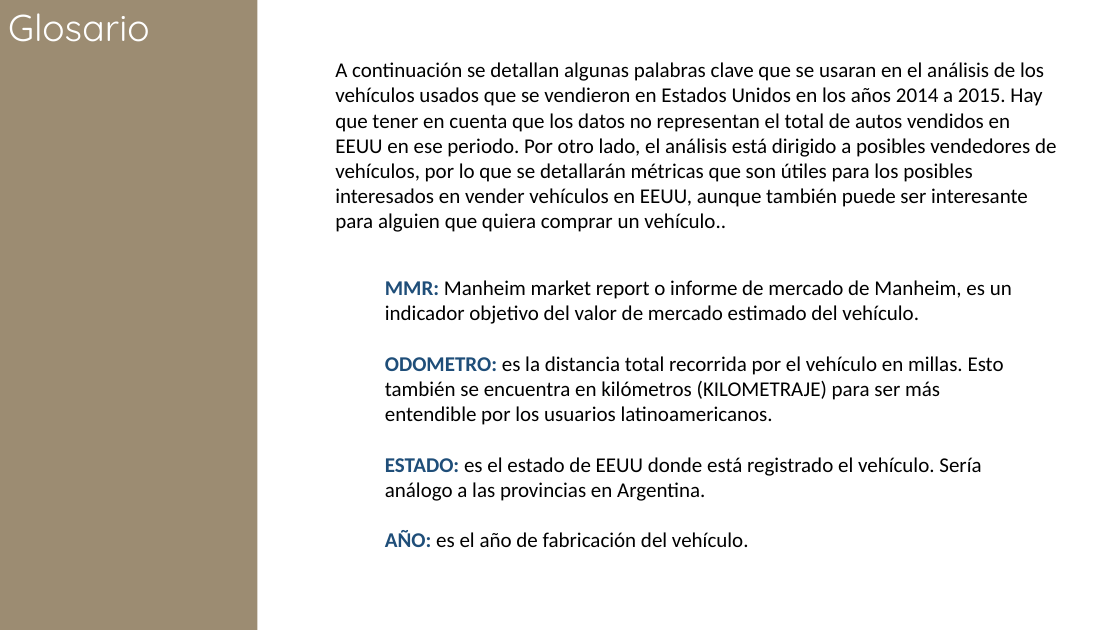
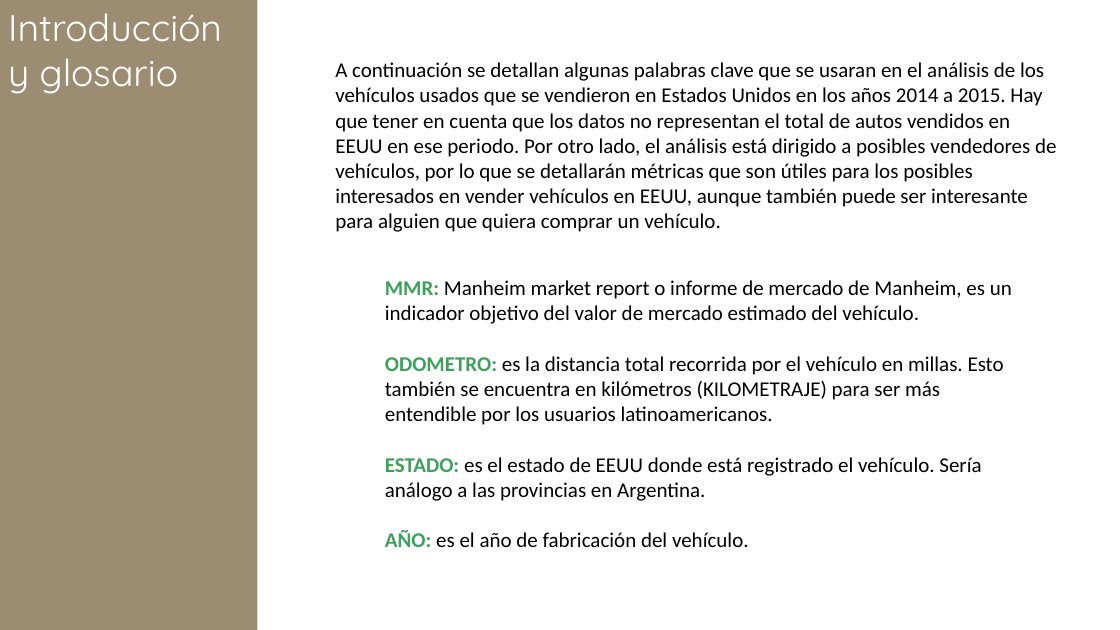
Before and after one commit to chumagram/vehicle-set-data, a slide deck: slide 2 of plantillas.pptx. Drawn at 1120x630 pixels with LibreOffice and Linux fonts; fonts in the diff are those of the drawing. Boxes give left, top, right and bottom in pixels: in the first picture for what was removed or moved away, otherwise in the second. Text is boxed around its words. In the diff, an @@ line names an element or a change of style, - is before the commit and + after.

```diff
--- a/plantillas.pptx
+++ b/plantillas.pptx
@@ text in rectangle at (x1=8, y1=13, x2=222, y2=94): text changed @@
-Glosario
+Introducción y glosario
@@ text at (x1=335, y1=62, x2=1056, y2=232): text changed @@
-A continuación se detallan algunas palabras clave que se usaran en el análisis de los vehículos usados que se vendieron en Estados Unidos en los años 2014 a 2015. Hay que tener en cuenta que los datos no representan el total de autos vendidos en EEUU en ese periodo. Por otro lado, el análisis está dirigido a posibles vendedores de vehículos, por lo que se detallarán métricas que son útiles para los posibles interesados en vender vehículos en EEUU, aunque también puede ser interesante para alguien que quiera comprar un vehículo..
+A continuación se detallan algunas palabras clave que se usaran en el análisis de los vehículos usados que se vendieron en Estados Unidos en los años 2014 a 2015. Hay que tener en cuenta que los datos no representan el total de autos vendidos en EEUU en ese periodo. Por otro lado, el análisis está dirigido a posibles vendedores de vehículos, por lo que se detallarán métricas que son útiles para los posibles interesados en vender vehículos en EEUU, aunque también puede ser interesante para alguien que quiera comprar un vehículo.
@@ text "MMR: Manheim market report o ..." at (x1=385, y1=280, x2=1012, y2=547): text colour #1F4E79 to #3DA15C in "MMR:", "ODOMETRO:", "ESTADO:", "AÑO:" @@
```
Also in this commit, not shown: 5 other slides changed, 5 slides added, 1 slide removed, 17 other files.
